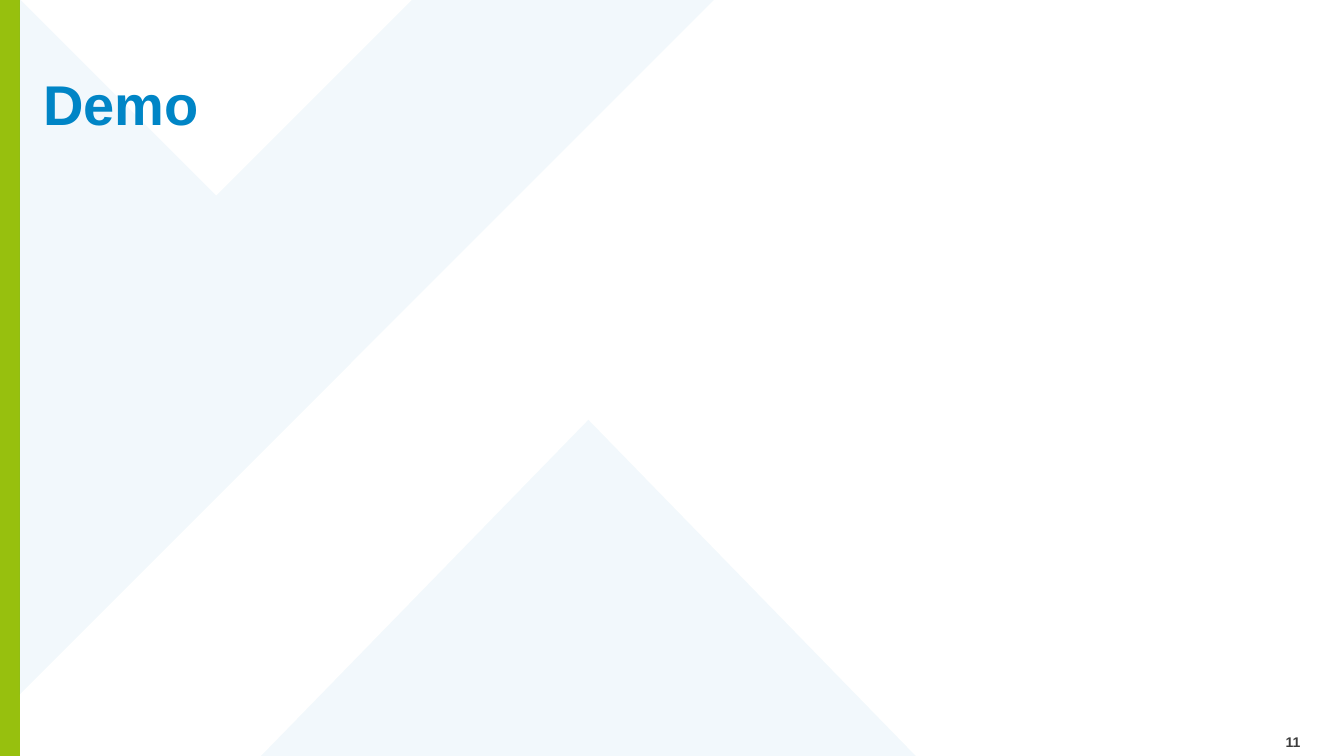
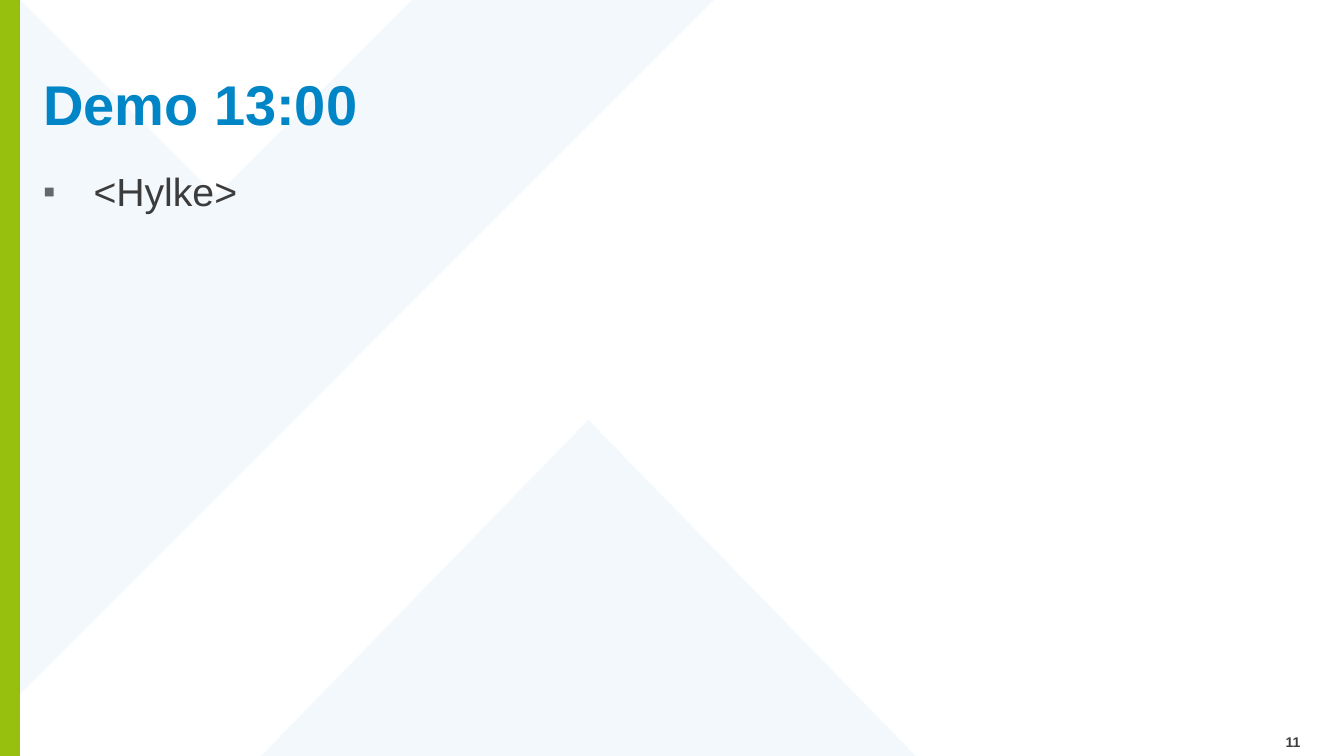
Before and after one commit to Geonovum/Workshop-OGC-Sensor-APIs-basis, a slide deck: slide 11 of Presentatie/SensorThingsAPI_AbInitio.pptx. Drawn at 1344x756 pixels with LibreOffice and Linux fonts; fonts in the diff are those of the drawing; background and template pictures are left out. Boxes give left, top, right and bottom in pixels: in the first picture for what was removed or moved away, otherwise in the second. Text is boxed around its words. In the diff, an @@ line names an element or a change of style, - is before the commit and + after.

```diff
--- a/Presentatie/SensorThingsAPI_AbInitio.pptx
+++ b/Presentatie/SensorThingsAPI_AbInitio.pptx
@@ title at box(43, 86, 357, 126): text changed @@
-Demo
+Demo 13:00
@@ text added at box(94, 177, 238, 214), 28 pt, text #3C3C3C @@
+▪ <Hylke>
```
Also in this commit, not shown: 6 other slides changed, 2 slides added, 1 slide removed.
